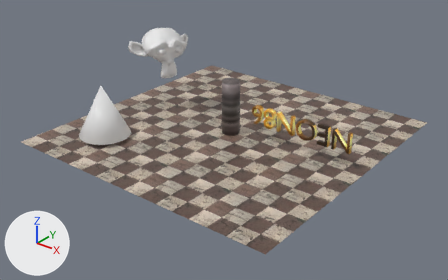
Before and after pictures for a commit that changed the FBX model demos/shadowmap/scene.fbx.
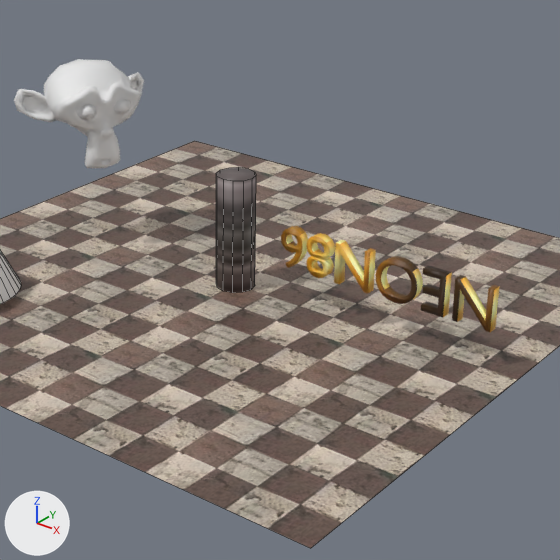
Old and new are each drawn whole from a 50 mm camera at (0.383, -0.4905, 0.2915) aimed at (0.0112, -0.0258, 0.0034) and again close up on the part from 27% to 85% of the width and 0% to 93% of the height. Lighting does not change. The marker at lower left points along +X, +Y and +Z. The close-ups show mesh edges as thin lines. Where no turn or scale is listed for an object, it has been applied to the vertices.

Names of what the first close-up shows: 'Cone', 'NEON86', 'Suzanne', 'ground', 'pillar'.
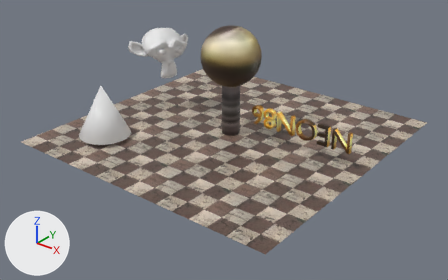
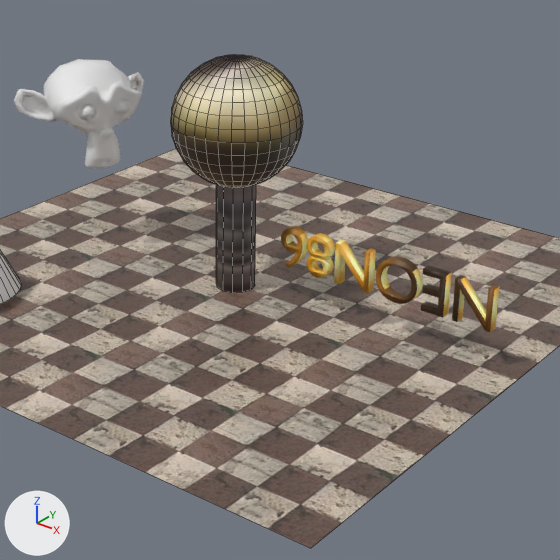
Pixel boxes [x1, y1, x2, y2] of what changed, in the close-ups (560 x 560 px):
'Sphere', added (brown): after [171, 55, 303, 188]

What the commit changed:
Picture '0BKULA.jpg' (img_0bkula_jpg) is new.
Material 'Material.004' (mat_material_004) is new.
Its texture is img_0bkula_jpg.
Mesh me_sphere is new.
It is a UV sphere (32 segments, 16 rings, poles along z) spanning x -0.032..0.032, y -0.032..0.032, z -0.032..0.032.
It uses material mat_material_004 (picture img_0bkula_jpg).
Object 'Sphere' (ob_sphere) is new; it shows me_sphere.
Its location is (0.0, 0.0, 0.0871).
